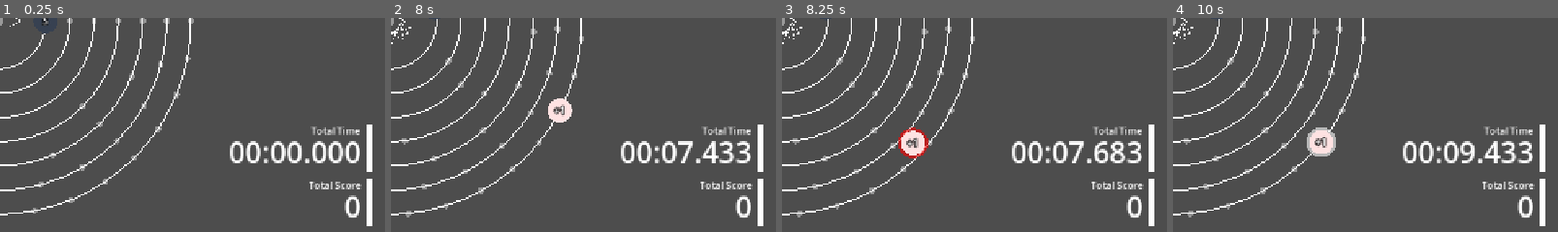
Above: before the commit, frames 1-4 (left to right).
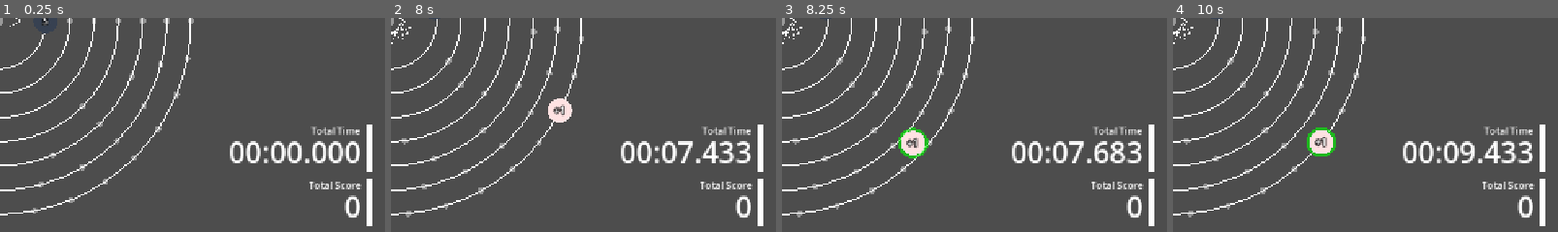
Above: after the commit, the same moments.

Repository: kamikoloss/syzygy
Game: Godot game, scene res://scenes/main.tscn
Same seed, same stepped clock (60 frames per second), same inputs: the game is played once before the commit and once after it.
Inputs (mouse positions are % of the whole screen's width and height, from its top left):
- Up to frame 1 (0.25 s): no input
- Up to frame 2 (8 s): click "PLAY" at 0.5 s; click "PLAY" at 1.25 s; click "STOP" at 2 s; click "STOP" at 2.75 s; click "PLAY" at 3.5 s; click "STOP" at 4.25 s; drag from (55, 46) to (72, 71) at 5.02 s; drag from (4, 42) to (53, 25) at 5.77 s; move the mouse to (4, 42) at 6.52 s; click (4, 42) at 6.67 s; drag from (4, 42) to (72, 72) at 7.27 s
- Up to frame 3 (8.25 s): drag from (72, 72) to (57, 94) at 8.02 s
- Up to frame 4 (10 s): drag from (57, 94) to (69, 79) at 8.77 s; click (69, 79) at 9.67 s
The pictures show only the part of the screen within x 50-100%, y 50-100%; the shares and areas given below are measured in that part.

Frames 1-2 are identical in both runs. In frame 3, 0.3% of the frame differs, in the area x 30-39%, y 51-66%; in frame 4, 0.3%.

Commit message:
fix to cannot place when entered

Diff:
--- a/scenes/chip.gd
+++ b/scenes/chip.gd
@@ -23,11 +23,10 @@
 var is_locked := false
 var is_hovering := false
 var is_dragging := false
-var is_overlapping := false
 var is_placed := false
 var center_offset: Vector2
 
-var _overrapping_holder: ChipHolder
+var _overrapping_holders: Array[ChipHolder]
 var _placed_holder: ChipHolder
 
 
@@ -99,9 +98,14 @@
 
 
 func _on_entered_chip_holder(chip_holder: ChipHolder) -> void:
-    is_overlapping = true
     chip_holder.is_overlapped = true
-    _overrapping_holder = chip_holder
+
+    # apeend to _overrapping_holders
+    if not chip_holder.is_placed:
+        #print("_on_entered_chip_holder() id: %s" % [chip_holder.get_instance_id()])
+        _overrapping_holders.append(chip_holder)
+        #print("_on_entered_chip_holder() size: %s" % [_overrapping_holders.size()])
+
     _refresh_view()
 
 
@@ -110,31 +114,42 @@
 
 
 func _on_exited_chip_holder(holder: ChipHolder) -> void:
-    is_overlapping = false
     holder.is_overlapped = false
+
+    # remove from _overrapping_holders
+    var index := 0
+    for node in _overrapping_holders:
+        if node == holder:
+            #print("_on_exited_chip_sensor() id: %s" % [node.get_instance_id()])
+            _overrapping_holders.remove_at(index)
+            #print("_on_exited_chip_holder() size: %s" % [_overrapping_holders.size()])
+        index += 1
+
     _refresh_view()
 
 
 func _drag(on: bool) -> void:
     #print("_on_dragged(on: %s)" % [on])
     top_level = on
-    rail_number = -1
     is_dragging = on
-    is_placed = false
-    _refresh_view()
 
     if _placed_holder:
         _placed_holder.is_placed = false
 
     if on:
         print("[Chip %s] drag and... (type: %s, price: %s)" % [get_instance_id(), type, price])
-        pass
+        rail_number = -1
+        is_placed = false
+        _overrapping_holders.clear()
+        _refresh_view()
     else:
         # ChipHolder に配置する
-        if is_overlapping and _overrapping_holder and not _overrapping_holder.is_placed:
+        var holder: ChipHolder = _overrapping_holders.get(_overrapping_holders.size() - 1)
+        #print("_drag() size: %s, last holder: %s" % [_overrapping_holders.size(), holder])
+        if holder and not holder.is_placed:
             print("[Chip %s] drag and place." % [get_instance_id()])
             is_placed = true
-            _placed_holder = _overrapping_holder
+            _placed_holder = holder
             _placed_holder.is_placed = true
             reparent(_placed_holder.chips_parent)
             position = Vector2.ZERO - center_offset # NOTE: MUST after reparent()
@@ -144,7 +159,6 @@
         else:
             print("[Chip %s] drag and fall." % [get_instance_id()])
             GlobalSignal.chip_fallen.emit(self)
-            # TODO: 枠
             queue_free()
 
 
@@ -159,7 +173,9 @@
     # Outline
     _texture_rect_outline.visible = is_hovering or is_dragging
     if is_dragging:
-        if is_overlapping and _overrapping_holder and not _overrapping_holder.is_placed:
+        var holder: ChipHolder = _overrapping_holders.duplicate().pop_back()
+        #print("_refresh_view() holder: %s" % [holder])
+        if holder and not holder.is_placed:
             _texture_rect_outline.modulate = OUTLINE_COLOR_CAN_RIDE
         else:
             _texture_rect_outline.modulate = OUTLINE_COLOR_CAN_NOT_RIDE
